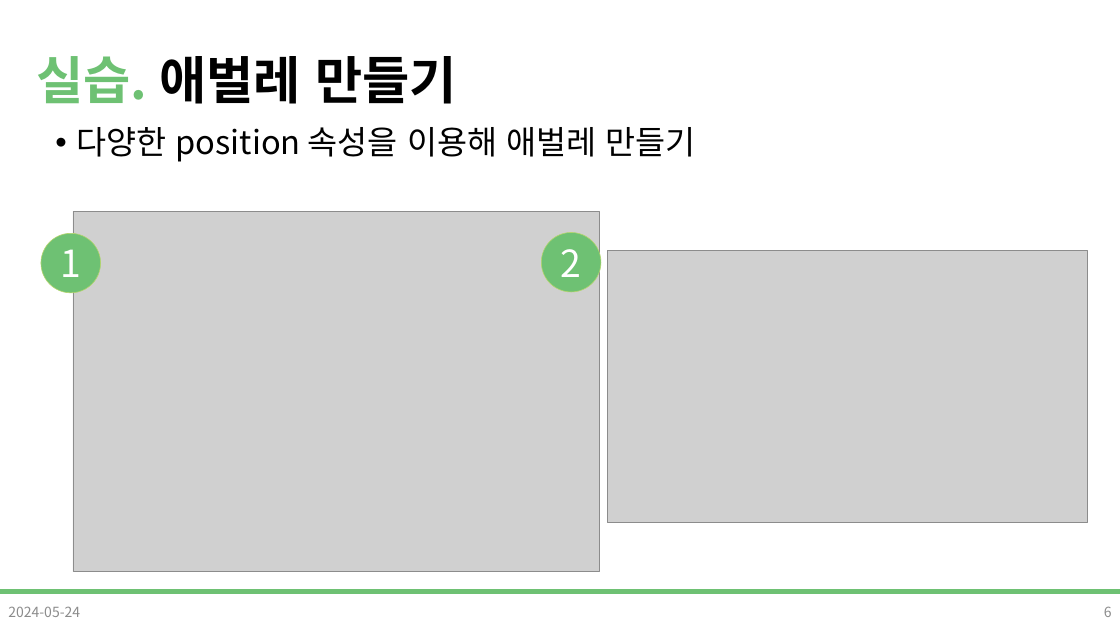
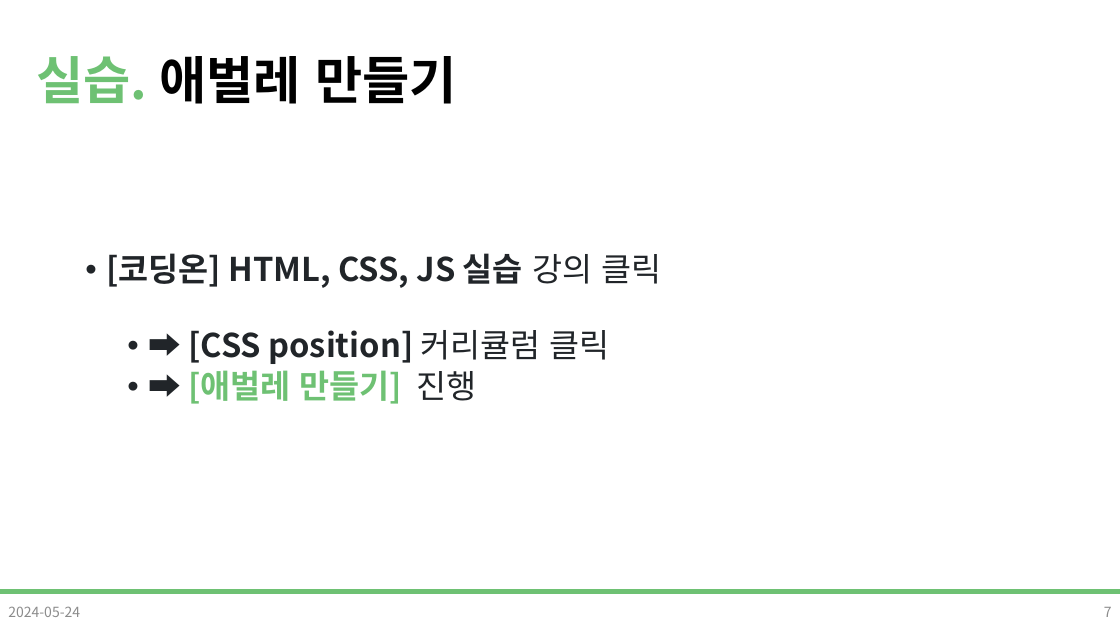
Before and after one commit to DevDamon0527/SeSAC_Yeongdeungpo_Campus_6th, a slide deck: slide 7 of material/[SeSAC_YDP_6] 03_CSS_3.pptx (slide 6 before the commit). Drawn at 1120x630 pixels with LibreOffice and Linux fonts; fonts in the diff are those of the drawing; grey boxes stand for pictures; background and template pictures are left out. Boxes give left, top, right and bottom in pixels: in the first picture for what was removed or moved away, otherwise in the second. Text is boxed around its words. In the diff, an @@ line names an element or a change of style, - is before the commit and + after.

```diff
--- a/material/[SeSAC_YDP_6] 03_CSS_3.pptx
+++ b/material/[SeSAC_YDP_6] 03_CSS_3.pptx
@@ text removed at bbox=[76, 127, 695, 162] @@
-• 다양한 position 속성을 이용해 애벌레 만들기
@@ ellipse removed at bbox=[41, 234, 101, 293] @@
-1
@@ picture removed at bbox=[73, 212, 599, 572] @@
@@ ellipse removed at bbox=[541, 233, 601, 292] @@
-2
@@ text added at bbox=[106, 253, 661, 404], 28 pt, text #212529, bold @@
+• [코딩온] HTML, CSS, JS 실습 강의 클릭
+  • ➡ [CSS position] 커리큘럼 클릭
+  • ➡ [애벌레 만들기] 진행
@@ picture removed at bbox=[607, 250, 1088, 523] @@
@@ page number at bbox=[1104, 607, 1112, 617]: text changed @@
-6
+7
```
Also in this commit, not shown: 2 other slides changed, 6 slides added, 3 slides removed, 6 other files.
